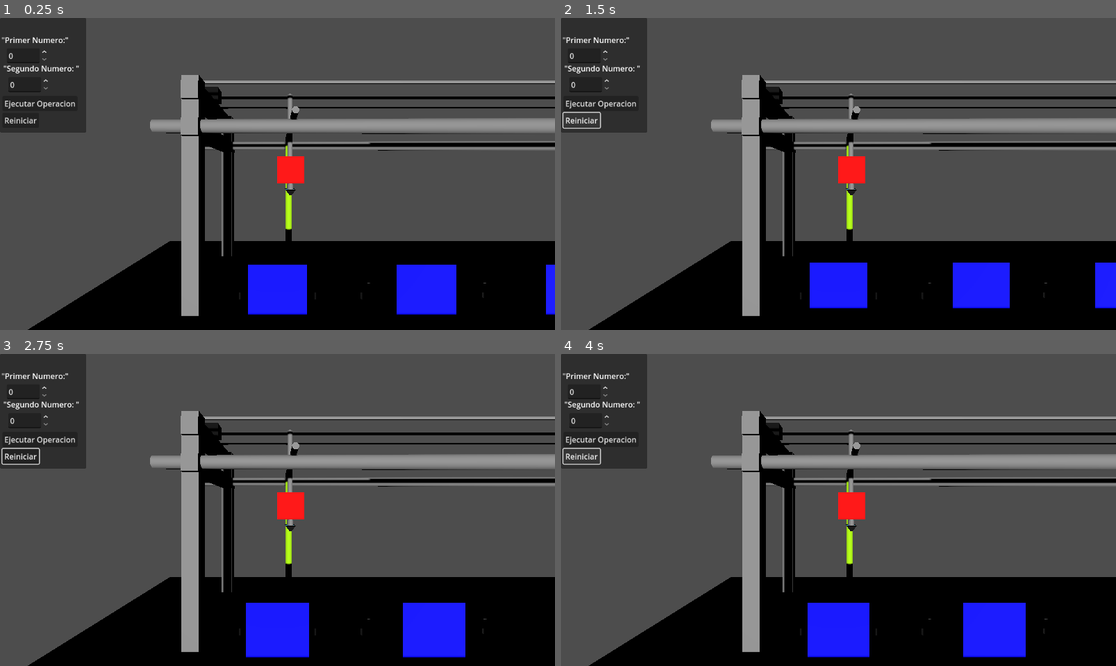
Above: before the commit, frames 1-4 (two rows, left to right).
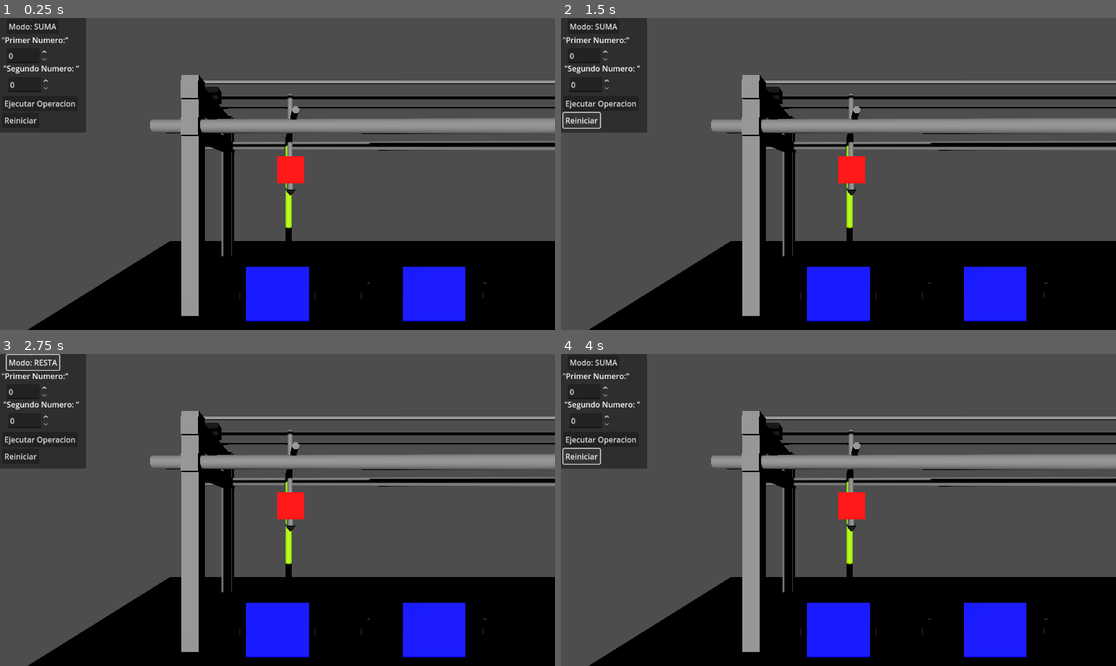
Above: after the commit, the same moments.

Repository: PA1IN/maquina_turing
Game: Godot game, scene res://Escenas/main.tscn
Same seed, same stepped clock (60 frames per second), same inputs: the game is played once before the commit and once after it.
Inputs (mouse positions are in pixels of both pictures, inside the frame that each line leads up to):
- Up to frame 1 (0.25 s): no input
- Up to frame 2 (1.5 s): click "Ejecutar Operacion" at 0.5 s; click "Reiniciar" at 1.25 s
- Up to frame 3 (2.75 s): click (33, 363) at 2 s, where only the run after the commit has a clickable "Modo: SUMA"
- Up to frame 4 (4 s): click (594, 363) at 2.75 s, where only the run after the commit has a clickable "Modo: RESTA"; click "Reiniciar" at 3.5 s

The runs differ from the first frame. In frame 1, 1.6% of the frame differs, in the area x 1-100%, y 1-98%; in frame 2, 2.7%; in frame 3, 0.3%; in frame 4, 0.2%.

Commit message:
Suma y Resta
Se agrego la funcion de resta y un modo que permite cambiar entre la suma y resta

Diff:
--- a/Escenas/main.tscn
+++ b/Escenas/main.tscn
@@ -225,6 +225,14 @@
 offset_bottom = 228.0
 text = "Reiniciar"
 
+[node name="Button" type="Button" parent="CanvasLayer/Control/Panel"]
+layout_mode = 0
+offset_left = 14.0
+offset_top = 2.0
+offset_right = 104.0
+offset_bottom = 33.0
+text = "Modo"
+
 [node name="Celda2" parent="." instance=ExtResource("1_6lbni")]
 transform = Transform3D(1, 0, 0, 0, 1, 0, 0, 0, 1, 2.2273946, 0, 0.33319807)
 visible = false
--- a/Scripts/main.gd
+++ b/Scripts/main.gd
@@ -3,29 +3,37 @@
 # --- REFERENCIAS A ESCENAS Y NODOS 3D ---
 var celda_scene = preload("res://Escenas/Celda.tscn")
 @onready var nodo_cinta = $Cinta
-@onready var cabezal = $Cabezal
+@onready var cabezal    = $Cabezal
 
 # --- REFERENCIAS A LA INTERFAZ DE USUARIO (UI) ---
-# Ajusta estas rutas si tu UI tiene nombres distintos
 @onready var ui_input_a = $CanvasLayer/Control/Panel/InputA
 @onready var ui_input_b = $CanvasLayer/Control/Panel/InputB
-@onready var btn_start = $CanvasLayer/Control/Panel/BotonStart
-@onready var btn_reset = $CanvasLayer/Control/Panel/BotonReset
+@onready var btn_start  = $CanvasLayer/Control/Panel/BotonStart
+@onready var btn_reset  = $CanvasLayer/Control/Panel/BotonReset
+@onready var btn_modo   = $CanvasLayer/Control/Panel/Button   # <--- tu botón “Button”
 
 # --- VARIABLES DE CONFIGURACIÓN ---
-var separacion_celdas = 4.0  # Distancia física entre bloques
-var posicion_home_x = 0.5   # Donde descansa la máquina (fuera de la cinta)
+var separacion_celdas = 4.0   # Distancia física entre bloques
+var posicion_home_x   = 0.5   # Donde descansa la máquina
 
 # --- VARIABLES DE ESTADO DE LA MÁQUINA ---
-var cinta_datos = []      # Array lógico (0, 1, 0...)
-var celdas_visuales = []  # Array de nodos 3D
-var posicion_cabezal = 0  # Índice en el array
-var estado_actual = "q0"  # Estado del autómata
-var maquina_corriendo = false
-
-# --- TABLA DE ESTADOS (SUMA UNARIA) ---
-# Algoritmo: Borra el primer 1, viaja al hueco, lo rellena con 1.
-var reglas = {
+var cinta_datos      : Array = []   # Array lógico (0,1,0,...)
+var celdas_visuales  : Array = []   # Nodos 3D Celda
+var posicion_cabezal : int  = 0
+var estado_actual    : String = "q0"
+var maquina_corriendo: bool = false
+
+# Alturas coherentes con Celda.gd
+var ALTURA_CINTA = 1.0
+var ALTURA_PALA  = 0.8
+
+# -----------------------------------------------------
+#  TABLAS DE ESTADOS
+# -----------------------------------------------------
+
+# SUMA UNARIA  (A + B)
+# Cinta: 1^A 0 1^B 0 0 0...
+var reglas_suma = {
 	"q0": {
 		1: {"escribir": 0, "mover": 1, "next": "q1"},
 		0: {"escribir": 0, "mover": 0, "next": "FINAL"}
@@ -36,47 +44,104 @@
 	}
 }
 
+# RESTA UNARIA  (A - B, con A >= B)
+# Cinta: 1^A 0 1^B 0 0 0...
+var reglas_resta = {
+	"q0": { # recorre A hasta el separador
+		1: {"escribir": 1, "mover": 1, "next": "q0"},
+		0: {"escribir": 0, "mover": 1, "next": "q1"}
+	},
+	"q1": { # mira si B está vacío o no
+		0: {"escribir": 0, "mover": 0, "next": "FINAL"}, # B vacío → termina
+		1: {"escribir": 1, "mover": 1, "next": "q2"}     # hay al menos un 1 en B
+	},
+	"q2": { # recorre el bloque de unos de B
+		1: {"escribir": 1, "mover": 1, "next": "q2"},
+		0: {"escribir": 0, "mover": -1, "next": "q3"}    # llega al 0 después de B
+	},
+	"q3": { # borra el último 1 de B (el que está a la izquierda)
+		1: {"escribir": 0, "mover": -1, "next": "q4"},
+		0: {"escribir": 0, "mover": -1, "next": "q4"}    # protección
+	},
+	"q4": { # vuelve hacia la izquierda cruzando B
+		1: {"escribir": 1, "mover": -1, "next": "q4"},
+		0: {"escribir": 0, "mover": -1, "next": "q5"}    # cruza el separador
+	},
+	"q5": { # busca un 1 en A para borrarlo
+		0: {"escribir": 0, "mover": -1, "next": "q5"},
+		1: {"escribir": 0, "mover": 1, "next": "q0"}     # borra un 1 de A y reinicia
+	}
+}
+
+# La tabla que se usa realmente
+var reglas = reglas_suma
+var modo_actual : String = "suma"   # "suma" o "resta"
+
+# =====================================================
+#  _ready
+# =====================================================
 func _ready():
-	# 1. Conectar señales de la UI
-	# Cada vez que cambies un número, se regenera la cinta visual
+	# Conectar UI
 	ui_input_a.value_changed.connect(actualizar_vista_previa)
 	ui_input_b.value_changed.connect(actualizar_vista_previa)
-
-	# Botones de control
 	btn_start.pressed.connect(iniciar_simulacion)
 	btn_reset.pressed.connect(resetear_todo)
-
-	# 2. Inicialización Física
-	cabezal.position.x = posicion_home_x # Mandar a "Home"
-
-	# 3. Generar primera cinta con los valores por defecto de los SpinBox
-	#actualizar_vista_previa(0)
+	btn_modo.pressed.connect(_on_modo_pressed)
+
+	# Texto inicial del botón de modo
+	btn_modo.text = "Modo: SUMA"
+
+	# Posición inicial del cabezal
+	cabezal.position.x = posicion_home_x
+
+	# Cinta vacía inicial
 	generar_cinta_vacia(21)
-# ==============================================================================
-#  SECCIÓN 1: PREPARACIÓN Y UI (MODO EDICIÓN)
-# ==============================================================================
-
-func actualizar_vista_previa(_valor_ignorado):
-	# Si la máquina está trabajando, no dejamos cambiar los cubos
-	if maquina_corriendo: return
-
-	# 1. Leer valores de la UI
+
+# =====================================================
+#  BOTÓN MODO (Suma / Resta)
+# =====================================================
+func _on_modo_pressed():
+	if maquina_corriendo:
+		return  # no cambiar modo en medio de una operación
+
+	if modo_actual == "suma":
+		modo_actual = "resta"
+		reglas = reglas_resta
+		btn_modo.text = "Modo: RESTA"
+	else:
+		modo_actual = "suma"
+		reglas = reglas_suma
+		btn_modo.text = "Modo: SUMA"
+
+	print("Cambiado a modo: ", modo_actual)
+	# Regenerar vista previa con el nuevo modo (la cinta es la misma, solo cambia la lógica)
+	actualizar_vista_previa(0)
+
+# =====================================================
+# 1) PREPARACIÓN Y UI
+# =====================================================
+func actualizar_vista_previa(_ignorar):
+	if maquina_corriendo:
+		return
+
 	var num_a = int(ui_input_a.value)
 	var num_b = int(ui_input_b.value)
 
-	# 2. Limpiar escenario anterior
-	for c in celdas_visuales: c.queue_free()
+	for c in celdas_visuales:
+		c.queue_free()
 	celdas_visuales.clear()
 	cinta_datos.clear()
 
-	# 3. Construir Lógica (Input A + Separador + Input B + Margen)
-	for i in range(num_a): cinta_datos.append(1)
-	cinta_datos.append(0) # El separador
-	for i in range(num_b): cinta_datos.append(1)
-	# Añadimos espacio extra al final
-	for i in range(5): cinta_datos.append(0)
-
-	# 4. Construir Visuales
+	# Cinta lógica: A 0 B 00000 (misma representación para suma y resta)
+	for i in range(num_a):
+		cinta_datos.append(1)
+	cinta_datos.append(0)
+	for i in range(num_b):
+		cinta_datos.append(1)
+	for i in range(5):
+		cinta_datos.append(0)
+
+	# Construcción visual
 	for i in range(cinta_datos.size()):
 		var nueva = celda_scene.instantiate()
 		nodo_cinta.add_child(nueva)
@@ -84,425 +149,164 @@
 		nueva.set_valor(cinta_datos[i])
 
 		var tapa = nueva.get_node("Tapa")
-		# Posicionar tapas físicamente sin animación (Instantáneo)
 		if cinta_datos[i] == 0:
-			#nueva.get_node("Tapa").position.z = 2.0 # Abierta
 			tapa.position.z = 2.0
 			tapa.position.y = ALTURA_PALA
 		else:
-			#nueva.get_node("Tapa").position.z = 0.0 # Cerrada
 			tapa.position.z = 0.0
 			tapa.position.y = ALTURA_CINTA
 
-
 		celdas_visuales.append(nueva)
 
-# ==============================================================================
-#  SECCIÓN 2: CONTROL DE SIMULACIÓN
-# ==============================================================================
-
+# =====================================================
+# 2) CONTROL DE SIMULACIÓN
+# =====================================================
 func iniciar_simulacion():
-	if maquina_corriendo: return
+	if maquina_corriendo:
+		return
 	maquina_corriendo = true
 
-	# Bloquear UI
 	btn_start.disabled = true
 	ui_input_a.editable = false
 	ui_input_b.editable = false
 
-	print("--- ENCENDIENDO MOTORES ---")
-	print("Leyendo configuración manual de los cubos...")
-	cinta_datos.clear() # Borramos la memoria lógica vieja
-
-	# Recorremos cada objeto 3D en la mesa y preguntamos su valor
+	if modo_actual == "suma":
+		print("--- ENCENDIENDO MOTORES (SUMA) ---")
+	else:
+		print("--- ENCENDIENDO MOTORES (RESTA) ---")
+
+	# Leer desde las celdas visuales
+	cinta_datos.clear()
 	for celda in celdas_visuales:
-		cinta_datos.append(celda.valor) # Guardamos 1 o 0 según cómo dejaste la tapa
-
-	print("Datos cargados en memoria: ", cinta_datos)
-	# --- CAMBIO AQUÍ ---
-	# Como ya estamos en la posición 0.0, no necesitamos movernos hacia ella.
-	# Simplemente hacemos una pequeña pausa o un movimiento del servo para mostrar que despertó.
-
+		cinta_datos.append(celda.valor)
+	print("Cinta lógica inicial: ", cinta_datos)
+
+	# Pequeño "saludo" del servo
+	var eje_servo = cabezal.get_node("EjeServo")
 	var tween_wake = create_tween()
-	# Pequeño "saludo" del servo para indicar que está viva
-	var eje_servo = cabezal.get_node("EjeServo")
 	tween_wake.tween_property(eje_servo, "rotation_degrees:x", 15.0, 0.2)
 	tween_wake.tween_property(eje_servo, "rotation_degrees:x", 0.0, 0.2)
 	await tween_wake.finished
 
-	# 2. Arrancar lógica de Turing directamente
 	posicion_cabezal = 0
 	estado_actual = "q0"
-	print("--- INICIANDO LECTURA ---")
 	ejecutar_paso()
 
 func resetear_todo():
-	print("--- RESET DE EMERGENCIA ---")
-	# Romper el ciclo de ejecución
+	print("--- RESET ---")
 	maquina_corriendo = false
 	estado_actual = "STOP"
 
-	# Reactivar UI
 	btn_start.disabled = false
 	ui_input_a.editable = true
 	ui_input_b.editable = true
 
-	# Animar retorno a Home
 	var tween = create_tween()
 	tween.tween_property(cabezal, "position:x", posicion_home_x, 1.0).set_trans(Tween.TRANS_QUAD)
 
-	# Restaurar la cinta original (como estaba antes de operar)
-	#actualizar_vista_previa(0)
 	generar_cinta_vacia(21)
-# ==============================================================================
-#  SECCIÓN 3: LÓGICA DE LA MÁQUINA DE TURING (EL CEREBRO)
-# ==============================================================================
-
+
+# =====================================================
+# 3) LÓGICA DE LA MÁQUINA DE TURING
+# =====================================================
 func ejecutar_paso():
-	# Chequeo de seguridad: Si pulsamos reset, paramos aquí.
-	if not maquina_corriendo: return
+	if not maquina_corriendo:
+		return
 
 	if estado_actual == "FINAL":
-		print("--- CÁLCULO COMPLETADO CON ÉXITO ---")
-		print("Resultado Lógico: ", cinta_datos)
-		# Aquí podrías lanzar fuegos artificiales o un sonido de éxito
-		return
-
-	# 1. LEER (Simulación de Sensor)
+		if modo_actual == "suma":
+			print("--- SUMA COMPLETADA ---")
+		else:
+			print("--- RESTA COMPLETADA ---")
+		print("Cinta final: ", cinta_datos)
+		return
+
 	var valor_leido = cinta_datos[posicion_cabezal]
 	print("Estado: ", estado_actual, " | Pos: ", posicion_cabezal, " | Lee: ", valor_leido)
 
-	# Tiempo de procesamiento simulado (0.5s)
 	await get_tree().create_timer(0.5).timeout
 
-	# 2. CONSULTAR TABLA
 	if not reglas.has(estado_actual) or not reglas[estado_actual].has(valor_leido):
 		print("ERROR CRÍTICO: Estado no definido en la tabla.")
 		return
 
 	var accion = reglas[estado_actual][valor_leido]
 
-	# 3. ESCRIBIR (Acción Mecánica del Servo)
+	# 3. ESCRIBIR
 	if accion["escribir"] != valor_leido:
 		cinta_datos[posicion_cabezal] = accion["escribir"]
-		# Llamamos a la animación del brazo robótico
 		await animar_servo_mecanico(posicion_cabezal, accion["escribir"])
 
-	# 4. MOVER (Acción del Motor Stepper)
+	# 4. MOVER
 	if accion["mover"] != 0:
 		posicion_cabezal += accion["mover"]
-
-		# Calcular posición física en metros
 		var nueva_pos_x = posicion_cabezal * separacion_celdas
-
 		var tween_mov = create_tween()
-		# Movimiento lineal pesado
 		tween_mov.tween_property(cabezal, "position:x", nueva_pos_x, 1.0).set_trans(Tween.TRANS_QUAD)
 		await tween_mov.finished
 
-	# 5. TRANSICIÓN DE ESTADO
+	# 5. SIGUIENTE ESTADO
 	estado_actual = accion["next"]
-
-	# Siguiente ciclo (Recursión)
 	ejecutar_paso()
 
-# ==============================================================================
-#  SECCIÓN 4: ANIMACIÓN FÍSICA (INGENIERÍA)
-# ==============================================================================
-func animar_servo_mecanico(indice_celda, nuevo_valor):
+# =====================================================
+# 4) ANIMACIÓN FÍSICA (IGUAL QUE EN LA SUMA)
+# =====================================================
+func animar_servo_mecanico(indice_celda:int, nuevo_valor:int):
 	var celda_visual = celdas_visuales[indice_celda]
 
 	if nuevo_valor == 0:
-		# =================================================
-		# CASO 0: EMPUJAR HACIA AFUERA (USA EL PALO VERDE)
-		# =================================================
 		await maniobra_empujar_palo(celda_visual)
-
 	else:
-		# =================================================
-		# CASO 1: LEVANTAR HACIA ADENTRO (USA LA PALA)
-		# =================================================
 		await maniobra_levantar_pala(celda_visual)
 
-# --- SUB-RUTINA 1: EL PALO (Lo que ya tenías) ---
-
-
-# Altura a la que descansa el cubo sobre la cinta (Ajusta según tu escena Celda)
-var ALTURA_CINTA = 1
-# Altura a la que está la pala esperando abajo (Ajusta según tu SistemaPala)
-var ALTURA_PALA = 0.4
-
-# --- SUB-RUTINA 1: EL PALO EMPUJA Y EL CUBO CAE ---
+# --- SUB-RUTINA 1: EL PALO (empuja y desliza a Z=2.0) ---
 func maniobra_empujar_palo(celda_visual):
-	var eje_servo = cabezal.get_node("EjeServo")
+	var eje_servo   = cabezal.get_node("EjeServo")
 	var tapa_fisica = celda_visual.get_node("Tapa")
 
-	# 1. Preparar Servo
 	var t1 = create_tween()
 	t1.tween_property(eje_servo, "rotation_degrees:x", 0.0, 0.1)
 	await t1.finished
 
-	# 2. GOLPE + DESLIZAMIENTO (Sale de la cinta)
 	var t2 = create_tween().set_parallel(true)
 	t2.set_trans(Tween.TRANS_BACK).set_ease(Tween.EASE_OUT)
 	t2.tween_property(eje_servo, "rotation_degrees:x", -25.0, 0.4)
-	# El cubo se mueve hacia afuera (Z=2.0) MIENTRAS mantiene la altura de la cinta
 	t2.tween_property(tapa_fisica, "position:z", 2.0, 0.4)
 	await t2.finished
 
-	# 3. CAÍDA POR GRAVEDAD (NUEVO)
-	"""# Una vez afuera, el cubo cae hacia la pala
-	var t_caida = create_tween()
-	t_caida.set_trans(Tween.TRANS_BOUNCE).set_ease(Tween.EASE_OUT)
-	t_caida.tween_property(tapa_fisica, "position:y", ALTURA_PALA, 0.5)
-	await t_caida.finished
-	"""
-	tapa_fisica.freeze = false
-	await get_tree().create_timer(0.8).timeout
-
-	tapa_fisica.freeze = true
-
-	# 4. Retorno del Servo
 	var t3 = create_tween()
 	t3.tween_property(eje_servo, "rotation_degrees:x", 0.0, 0.3)
 	await t3.finished
 
-	# Actualizar lógica interna (0 = Abajo en la pala)
 	if celda_visual.has_method("forzar_estado_sin_animar"):
+		celda_visual.forzar_estado_sin_animar(0)
+	else:
 		celda_visual.valor = 0
-		#celda_visual.forzar_estado_sin_animar(0)
-		# IMPORTANTE: Forzamos visualmente que se quede abajo
-		#tapa_fisica.position.y = ALTURA_PALA
-		#tapa_fisica.position.z = 2.0
-		ALTURA_PALA = tapa_fisica.position.y
-
-# --- SUB-RUTINA 2: LA PALA LEVANTA Y DEPOSITA ---
+
+# --- SUB-RUTINA 2: LA PALA (usa animación local de Celda.gd) ---
 func maniobra_levantar_pala(celda_visual):
 	await celda_visual.animar_retorno_pala()
-	"""var pivote = cabezal.get_node("SistemaPala/PivotePrincipal")
-	var tapa_fisica = celda_visual.get_node("Tapa")
-
-	# Asumimos que el cubo está abajo (Y = ALTURA_PALA, Z = 2.0)
-
-	# 1. LEVANTAR (SCOOP) - Arco parabólico
-	var t_levantar = create_tween().set_parallel(true)
-	t_levantar.set_trans(Tween.TRANS_SINE).set_ease(Tween.EASE_IN_OUT)
-
-	# A. La Pala Gira hacia arriba
-	t_levantar.tween_property(pivote, "rotation_degrees:x", -55.0, 0.8)
-
-	# B. El Cubo sube desde el suelo hasta un poco más arriba de la cinta
-	t_levantar.tween_property(tapa_fisica, "position:y", ALTURA_CINTA + 0.5, 0.6)
-	# C. El Cubo se acerca a la cinta en Z
-	t_levantar.tween_property(tapa_fisica, "position:z", 0.5, 0.8)
-
-	await t_levantar.finished
-
-	# 2. DEPOSITAR SUAVE
-	var t_depositar = create_tween()
-	t_depositar.set_trans(Tween.TRANS_BOUNCE).set_ease(Tween.EASE_OUT)
-
-	# Cae en su lugar final sobre el riel
-	t_depositar.parallel().tween_property(tapa_fisica, "position:z", 0.0, 0.3)
-	t_depositar.parallel().tween_property(tapa_fisica, "position:y", ALTURA_CINTA, 0.3)
-
-	await t_depositar.finished
-
-	# 3. BAJAR PALA VACÍA
-	var t_bajar = create_tween()
-	t_bajar.tween_property(pivote, "rotation_degrees:x", 0.0, 0.6)
-	await t_bajar.finished
-
-	if celda_visual.has_method("forzar_estado_sin_animar"):
-		celda_visual.forzar_estado_sin_animar(1)
-		# Aseguramos posición final correcta
-		tapa_fisica.position.y = ALTURA_CINTA
-	"""
-
-
-
-
-
-
-"""func maniobra_empujar_palo(celda_visual):
-	var eje_servo = cabezal.get_node("EjeServo")
-	var tapa_fisica = celda_visual.get_node("Tapa")
-
-	# 1. Preparar (Palo vertical)
-	var t1 = create_tween()
-	t1.tween_property(eje_servo, "rotation_degrees:x", 0.0, 0.1)
-	await t1.finished
-
-	# 2. Golpe (-45 grados) + Deslizamiento del bloque
-	var t2 = create_tween().set_parallel(true)
-	t2.set_trans(Tween.TRANS_BACK).set_ease(Tween.EASE_OUT)
-	t2.tween_property(eje_servo, "rotation_degrees:x", -25.0, 0.4)
-	# El bloque va a la posición Z=2.0 (donde está la pala esperando)
-	t2.tween_property(tapa_fisica, "position:z", 2.0, 0.4)
-	await t2.finished
-
-	# 3. Retorno
-	var t3 = create_tween()
-	t3.tween_property(eje_servo, "rotation_degrees:x", 0.0, 0.3)
-	await t3.finished
-
-	# Actualizar lógica interna
-	if celda_visual.has_method("forzar_estado_sin_animar"):
-		celda_visual.forzar_estado_sin_animar(0)
-
-
-func maniobra_levantar_pala(celda_visual):
-	# Referencias
-	# Asegúrate de que el nombre coincida con lo que creaste en el paso 1
-	var pivote = cabezal.get_node("SistemaPala/PivotePrincipal")
-	var tapa_fisica = celda_visual.get_node("Tapa")
-
-	# --- FASE 1: LEVANTAR (SCOOP) ---
-	# Según tu dibujo, la pala hace un arco hacia arriba y hacia la cinta.
-
-	var t_levantar = create_tween().set_parallel(true)
-	t_levantar.set_trans(Tween.TRANS_SINE).set_ease(Tween.EASE_IN_OUT)
-
-	# A. La Pala Gira (Simulando el empuje del servo)
-	# Giramos -90 grados (o el ángulo necesario) para que la 'L' vuelque el cubo
-	t_levantar.tween_property(pivote, "rotation_degrees:x", -110.0, 0.8)
-
-	# B. El Cubo sigue el arco (Esto es el truco visual)
-	# El cubo debe subir (Y) y moverse hacia adentro (Z) al mismo tiempo
-	t_levantar.tween_property(tapa_fisica, "position:y", 0.8, 0.4) # Sube primero
-	t_levantar.tween_property(tapa_fisica, "position:z", 0.5, 0.8) # Se mueve hacia la cinta
-
-	await t_levantar.finished
-
-	# --- FASE 2: DEPOSITAR EN LA CINTA ---
-	# Ahora que está arriba, terminamos de empujarlo a su sitio final (0.0)
-	var t_depositar = create_tween()
-	t_depositar.set_trans(Tween.TRANS_BOUNCE).set_ease(Tween.EASE_OUT)
-
-	# El cubo cae en su lugar (Z=0, Y=0)
-	t_depositar.parallel().tween_property(tapa_fisica, "position:z", 0.0, 0.3)
-	t_depositar.parallel().tween_property(tapa_fisica, "position:y", 0.0, 0.3)
-
-	await t_depositar.finished
-
-	# --- FASE 3: RETORNO DE LA PALA ---
-	# La pala baja vacía a su posición de espera
-	var t_bajar = create_tween()
-	t_bajar.set_trans(Tween.TRANS_QUAD).set_ease(Tween.EASE_OUT)
-	t_bajar.tween_property(pivote, "rotation_degrees:x", 0.0, 0.6)
-
-	await t_bajar.finished
-
-	# Actualizar lógica interna
-	if celda_visual.has_method("forzar_estado_sin_animar"):
-		celda_visual.forzar_estado_sin_animar(1)
-# --- SUB-RUTINA 2: LA PALA (Nueva lógica) ---
-"""
-
-"""func maniobra_levantar_pala(celda_visual):
-	# Referencia al nuevo nodo que creaste
-	var eje_pala = cabezal.get_node("SistemaPala/PivotePrincipal")
-	var tapa_fisica = celda_visual.get_node("Tapa")
-
-	# Asumimos que la pala empieza horizontal (Rotación 0) aguantando el cubo
-
-	# 1. LEVANTAR PALA (Rotar hacia la cinta)
-	# Giramos, por ejemplo, 45 grados hacia la máquina para que el cubo "resbale"
-	var t1 = create_tween().set_parallel(true)
-	t1.set_trans(Tween.TRANS_SINE).set_ease(Tween.EASE_IN_OUT)
-
-	# A. La pala gira subiendo
-	t1.tween_property(eje_pala, "rotation_degrees:x", -45.0, 0.6)
-
-	# B. El cubo se mueve de vuelta a Z=0.0 (Sincronizado con la pala)
-	# Hacemos que empiece a moverse un poquito después de que la pala inicie (delay)
-	t1.tween_property(tapa_fisica, "position:z", 0.0, 0.5).set_delay(0.1)
-
-	await t1.finished
-
-	# 2. BAJAR PALA (Retorno a posición de espera)
-	var t2 = create_tween()
-	t2.set_trans(Tween.TRANS_BOUNCE).set_ease(Tween.EASE_OUT) # Rebote al caer
-	t2.tween_property(eje_pala, "rotation_degrees:x", 0.0, 0.5)
-	await t2.finished
-
-	# Actualizar lógica interna
-	if celda_visual.has_method("forzar_estado_sin_animar"):
-		celda_visual.forzar_estado_sin_animar(1)
-"""
-
-
-"""func animar_servo_mecanico(indice_celda, nuevo_valor):
-	# Referencias a partes mecánicas
-	var eje_servo = cabezal.get_node("EjeServo")
-	var celda_visual = celdas_visuales[indice_celda]
-	var tapa_fisica = celda_visual.get_node("Tapa")
-
-	# --- CONFIGURACIÓN DE ÁNGULOS ---
-	# 0 = Abajo (Vertical)
-	# -90 = Afuera (Horizontal hacia el usuario)
-
-	var rotacion_inicio = 0.0
-	var rotacion_final = 0.0
-
-	if nuevo_valor == 0: # ABRIR (Empujar hacia afuera)
-		rotacion_inicio = 0.0   # Empieza vertical
-		rotacion_final = -25.0  # Termina horizontal (golpeando)
-	else: # CERRAR (Traer hacia adentro)
-		rotacion_inicio = -90.0 # Empieza horizontal (ya está afuera)
-		rotacion_final = 0.0    # Termina vertical (trayendo el bloque)
-
-	# 1. PREPARACIÓN
-	# Colocar el brazo en posición de ataque instantáneamente
-	var tween_prep = create_tween()
-	tween_prep.tween_property(eje_servo, "rotation_degrees:x", rotacion_inicio, 0.1)
-	await tween_prep.finished
-
-	# 2. ACCIÓN FÍSICA (GOLPE + DESLIZAMIENTO)
-	# Movemos el brazo y la tapa AL MISMO TIEMPO (Parallel)
-	var tween_fisico = create_tween().set_parallel(true)
-	tween_fisico.set_trans(Tween.TRANS_BACK).set_ease(Tween.EASE_OUT)
-
-	# A. Girar Servo
-	tween_fisico.tween_property(eje_servo, "rotation_degrees:x", rotacion_final, 0.5)
-
-	# B. Deslizar Bloque (Consecuencia del golpe)
-	var destino_z = 0.0
-	if nuevo_valor == 0: destino_z = 2.0
-	tween_fisico.tween_property(tapa_fisica, "position:z", destino_z, 0.5)
-
-	await tween_fisico.finished
-
-	# Actualizamos estado interno de la celda (función nueva en celda.gd)
-	# Si no tienes esa función, asegúrate de agregarla en Celda.gd o usa set_valor() con cuidado
-	if celda_visual.has_method("forzar_estado_sin_animar"):
-		celda_visual.forzar_estado_sin_animar(nuevo_valor)
-	else:
-		celda_visual.valor = nuevo_valor # Fallback simple
-
-	# 3. RETORNO A REPOSO (SAFE POSITION)
-	# Devolvemos el brazo a vertical suavemente para que no choque al avanzar
-	var tween_reset = create_tween()
-	tween_reset.tween_property(eje_servo, "rotation_degrees:x", 0.0, 0.3)
-	await tween_reset.finished
-"""
-func generar_cinta_vacia(cantidad: int):
-	# 1. Limpiar lo que exista
-	for c in celdas_visuales: c.queue_free()
+
+# =====================================================
+# 5) GENERAR CINTA VACÍA
+# =====================================================
+func generar_cinta_vacia(cantidad:int):
+	for c in celdas_visuales:
+		c.queue_free()
 	celdas_visuales.clear()
 	cinta_datos.clear()
 
-	# 2. Crear 'cantidad' de celdas, todas en 0 (Abiertas)
 	for i in range(cantidad):
-		cinta_datos.append(0) # Lógicamente es un 0
+		cinta_datos.append(0)
 
 		var nueva = celda_scene.instantiate()
 		nodo_cinta.add_child(nueva)
 		nueva.position.x = i * separacion_celdas
 		nueva.set_valor(0)
 
-		# Visualmente la tapa empieza abierta (afuera)
 		var tapa = nueva.get_node("Tapa")
 		tapa.position.y = ALTURA_PALA
+		tapa.position.z = 2.0
 
 		celdas_visuales.append(nueva)
